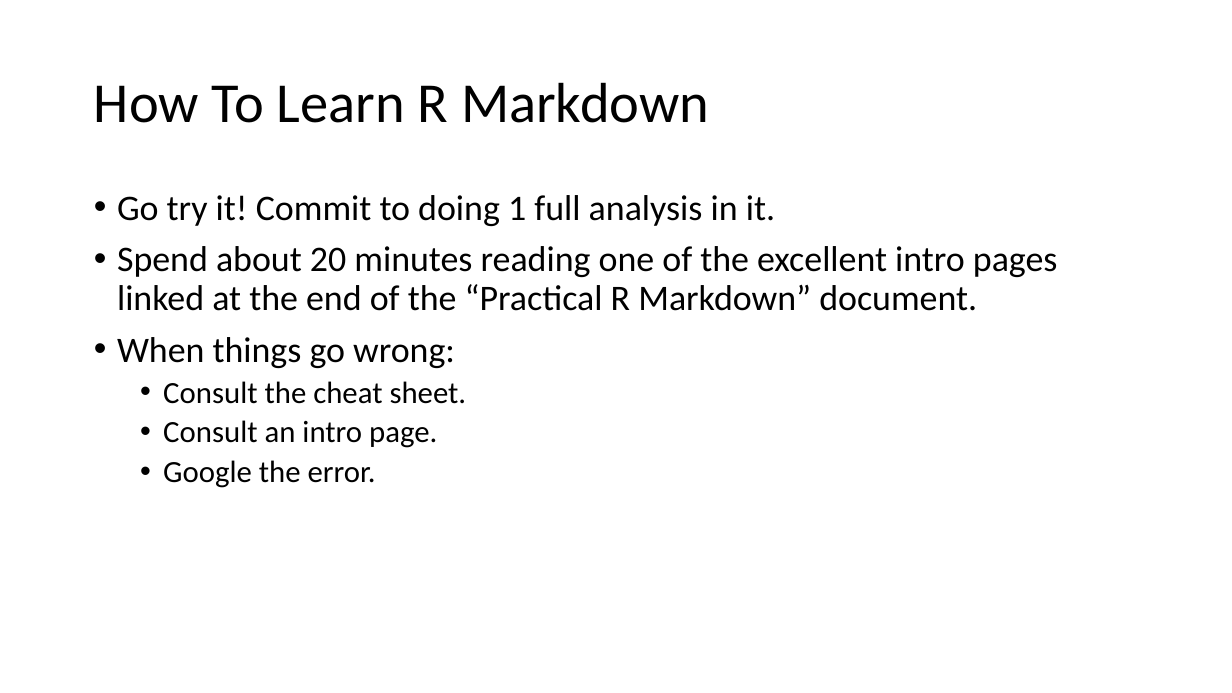
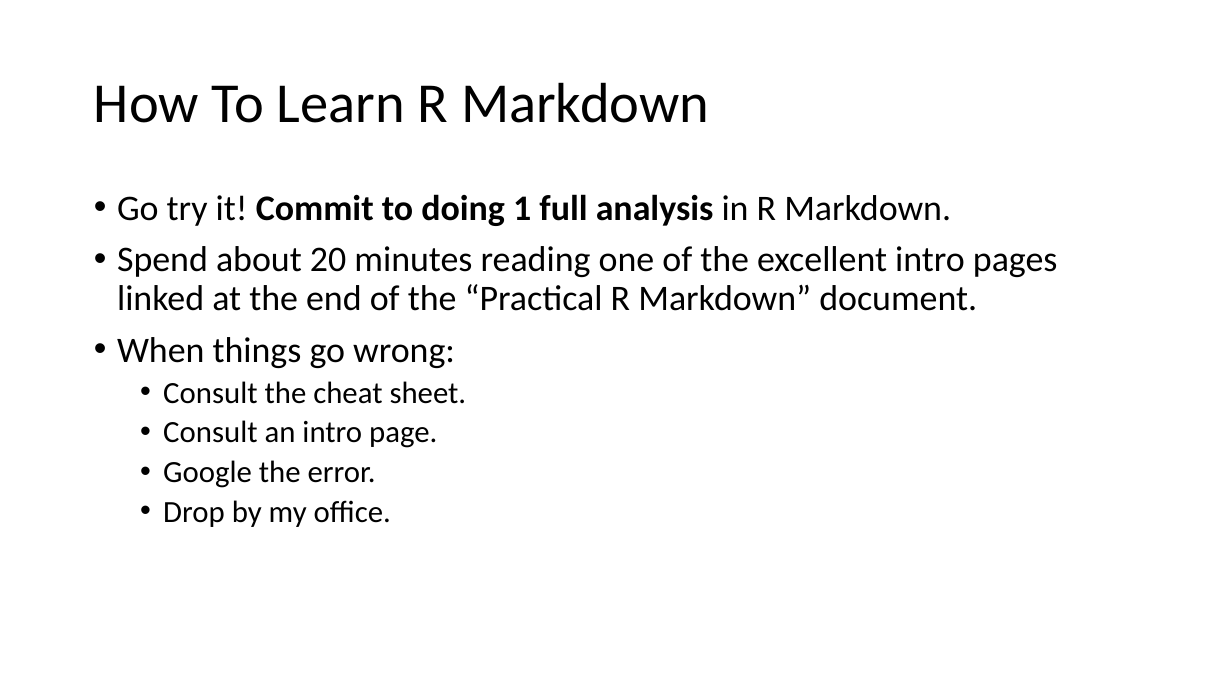
Before and after one commit to Cmell/BBMarkdownTalkSpring2018, a slide deck: slide 20 of MarkdownBBSp2018.pptx (slide 19 before the commit). Drawn at 1232x693 pixels with LibreOffice and Linux fonts; fonts in the diff are those of the drawing. Boxes give left, top, right and bottom in pixels: in the first picture for what was removed or moved away, otherwise in the second. Text is boxed around its words. In the diff, an @@ line names an element or a change of style, - is before the commit and + after.

```diff
--- a/MarkdownBBSp2018.pptx
+++ b/MarkdownBBSp2018.pptx
@@ text at (117, 194, 951, 226): text changed; bold on @@
-• Go try it! Commit to doing 1 full analysis in it.
+• Go try it! Commit to doing 1 full analysis in R Markdown.
@@ text at (163, 500, 391, 527): paragraph added @@
+  • Drop by my office.
```
Also in this commit, not shown: 1 slide added, 3 other files.
